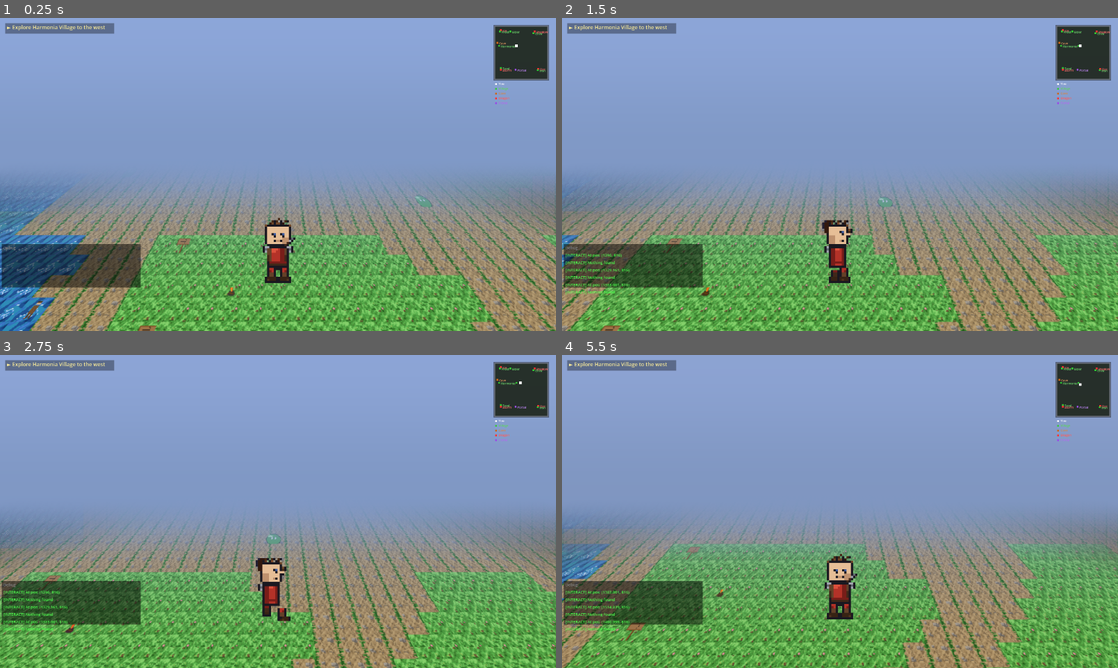
Above: before the commit, frames 1-4 (two rows, left to right).
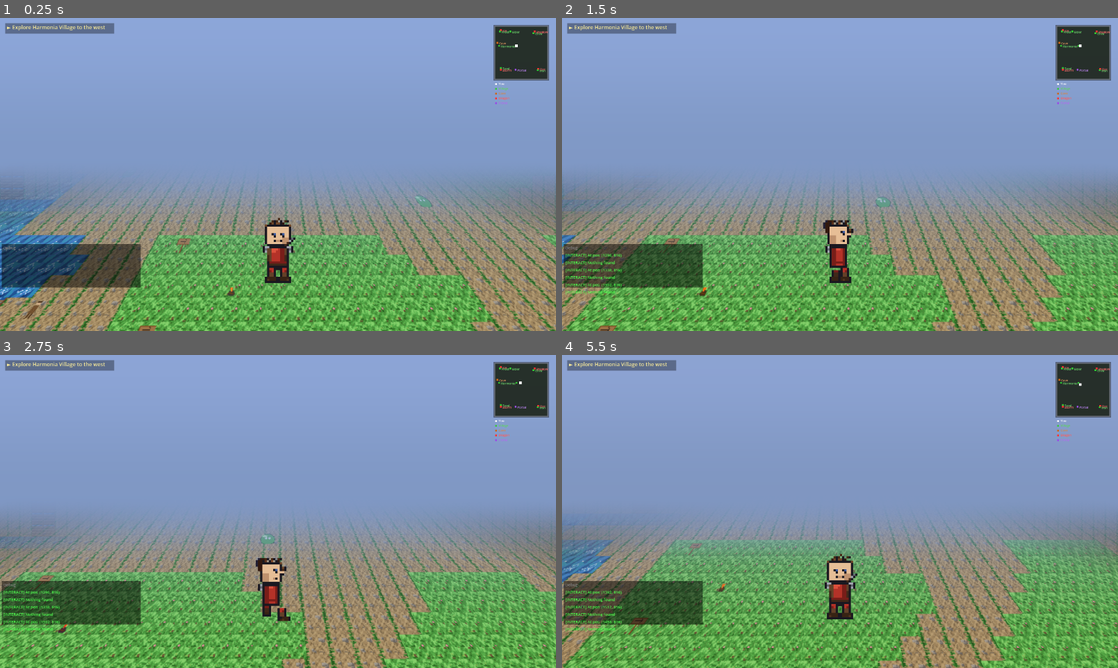
Above: after the commit, the same moments.

Repository: struktured-labs/cowardly-irregular
Game: Godot game, scene res://src/exploration/OverworldScene.tscn
Same seed, same stepped clock (60 frames per second), same inputs: the game is played once before the commit and once after it. This scene is started directly instead of the project's main scene.
Inputs (mouse positions are in pixels of both pictures, inside the frame that each line leads up to):
- Up to frame 1 (0.25 s): no input
- Up to frame 2 (1.5 s): tap Enter at 0.5 s; move the mouse to (962, 158) at 0.52 s; hold Right (ui_right) 0.53-1.25 s; hold R (battle_advance) 0.53-1.25 s; click (962, 158) at 0.67 s; tap Z (ui_accept) at 0.77, 1.07 s; drag from (728, 190) to (884, 93) at 1.27 s
- Up to frame 3 (2.75 s): move the mouse to (333, 442) at 2.02 s; hold Right (ui_right) from 2.03 s (still down); hold Tab (battle_toggle_auto) from 2.03 s (still down); click (333, 442) at 2.17 s
- Up to frame 4 (5.5 s): release Right (ui_right) at 2.75 s; release Tab (battle_toggle_auto) at 2.75 s; drag from (812, 574) to (573, 405) at 2.77 s; move the mouse to (1006, 558) at 3.52 s; hold Left (ui_left) 3.53-4.25 s; tap E (camera_rotate_right) at 3.6 s; click (1006, 558) at 3.67 s; tap Z (ui_accept) at 3.77, 4.07 s; drag from (673, 464) to (767, 649) at 4.27 s; move the mouse to (867, 511) at 5.02 s; hold Down (ui_down) from 5.03 s (still down); tap Alt at 5.1 s; click (867, 511) at 5.17 s

The runs differ from the first frame. In frame 1, 0.8% of the frame differs, in the area x 0-10%, y 55-100%; in frame 2, 18%; in frame 3, 18%; in frame 4, 19%, in the area x 0-100%, y 54-100%.

Commit message:
feat: weather system, snap movement, and map accessibility fixes
- WeatherSystem: per-world screen-space weather overlays
  W1: cycling rain with darkening overlay
  W2: warm sunny tint (complements existing rain particles)
  W3: amber fog with breathing (complements steam vents)
  W4: gray smog haze with breathing (complements smoke)
  W5: glitch flash effect (complements existing glitch overlay)

- Movement: replaced lerp velocity with instant snap (classic JRPG feel)
  No more sliding/momentum — press = full speed, release = instant stop

- W1 map: opened 4-row bridge corridor (rows 23-26) connecting
  central spawn area to Harmonia Village and Whispering Cave

- W3 map: cleared path to BrasstonEntrance (opened building walls)
- W4 map: cleared corridor to RivetRowEntrance (opened worker housing)

Co-Authored-By: Claude Opus 4.6 (1M context) <noreply@anthropic.com>

Diff:
--- a/src/exploration/FuturisticOverworld.gd
+++ b/src/exploration/FuturisticOverworld.gd
@@ -46,6 +46,7 @@
 var _zone_particles: ZoneParticles
 
 var _quest_tracker: QuestTracker
+var _weather: WeatherSystem
 
 ## Glitch effect state
 var _glitch_overlay: ColorRect
@@ -85,6 +86,10 @@
 	_quest_tracker = QuestTracker.new()
 	add_child(_quest_tracker)
 	_quest_tracker.setup(self)
+
+	_weather = WeatherSystem.new()
+	add_child(_weather)
+	_weather.setup(self, player, "digital")
 
 	_place_signposts()
 	_place_landmarks()
@@ -166,6 +171,8 @@
 	if _quest_tracker: _quest_tracker.update()
 	if _mode7:
 		_mode7.process_frame()
+	if _weather:
+		_weather.process(delta)
 	_glitch_timer += delta
 
 	if _glitch_phase == 0 and _glitch_timer >= _glitch_interval:
--- a/src/exploration/IndustrialOverworld.gd
+++ b/src/exploration/IndustrialOverworld.gd
@@ -45,6 +45,7 @@
 var _zone_particles: ZoneParticles
 
 var _quest_tracker: QuestTracker
+var _weather: WeatherSystem
 
 ## Smoke effect nodes
 var _smoke_emitters: Array = []
@@ -80,6 +81,10 @@
 	_quest_tracker = QuestTracker.new()
 	add_child(_quest_tracker)
 	_quest_tracker.setup(self)
+
+	_weather = WeatherSystem.new()
+	add_child(_weather)
+	_weather.setup(self, player, "industrial")
 
 	_place_signposts()
 	_place_landmarks()
@@ -185,6 +190,8 @@
 	if _quest_tracker: _quest_tracker.update()
 	if _mode7:
 		_mode7.process_frame()
+	if _weather:
+		_weather.process(_delta)
 	if player:
 		if _zone_particles:
 			_zone_particles.update_position(player.position)
@@ -301,11 +308,11 @@
 		# Row 16: Waste zone | Grating over furnace | Housing
 		"ddddddddddddddffggggggggggggggggggfffffffwfffffffffffffffhhh",
 
-		# Row 17: Barrel storage | Factory floor | Housing approach
-		"dBdddBdddBdddBfffffffvfffffffvfffffffffffffffffffffffhhhhhhh",
-
-		# Row 18: Chemical zone | BREAK ROOM hidden | Housing
-		"ddddddddddddddfffffffffffffffRRRRffffffffffffffffffhhhhhhhhh",
+		# Row 17: Barrel storage | Factory floor | Housing approach (corridor to Rivet Row cols 51-55)
+		"dBdddBdddBdddBfffffffvfffffffvffffffffffffffffffffffffffhhhh",
+
+		# Row 18: Chemical zone | BREAK ROOM hidden | Housing (corridor to Rivet Row cols 51-55)
+		"ddddddddddddddfffffffffffffffRRRRfffffffffffffffffffffffhhhh",
 
 		# Row 19: Drainage | Break room floor | Housing
 		"ddddddddddddddffffffffffffffRRRRRRffffffffffffffffhhhhhhhhhh",
--- a/src/exploration/OverworldPlayer.gd
+++ b/src/exploration/OverworldPlayer.gd
@@ -272,9 +272,8 @@
 		# This makes horizontal movement LOOK equal to vertical on Mode 7 view.
 		input_dir.x *= 1.667
 		input_dir = input_dir.normalized()
-		# Fast lerp — reaches 90% speed in ~0.15s. Feels confident, not jittery.
-		var target_vel = input_dir * move_speed
-		velocity = velocity.lerp(target_vel, 15.0 * delta)
+		# Instant velocity — classic JRPG snap, no slide
+		velocity = input_dir * move_speed
 		is_moving = true
 
 		if abs(input_dir.x) > abs(input_dir.y):
@@ -282,9 +281,9 @@
 		else:
 			current_direction = Direction.UP if input_dir.y < 0 else Direction.DOWN
 	else:
-		# Quick deceleration — stops in ~0.1s
-		velocity = velocity.lerp(Vector2.ZERO, 20.0 * delta)
-		is_moving = velocity.length() > 5.0
+		# Instant stop — no momentum, classic JRPG feel
+		velocity = Vector2.ZERO
+		is_moving = false
 
 	# Track distance for step counting
 	var old_pos = position
--- a/src/exploration/OverworldScene.gd
+++ b/src/exploration/OverworldScene.gd
@@ -47,6 +47,7 @@
 var _minimap: OverworldMinimap
 var _zone_particles: ZoneParticles
 var _quest_tracker: QuestTracker
+var _weather: WeatherSystem
 
 
 func _ready() -> void:
@@ -92,6 +93,11 @@
 	_quest_tracker = QuestTracker.new()
 	add_child(_quest_tracker)
 	_quest_tracker.setup(self)
+
+	# Weather effects (rain, fog, etc.)
+	_weather = WeatherSystem.new()
+	add_child(_weather)
+	_weather.setup(self, player, "medieval")
 
 	# Signposts at key intersections for navigation
 	_place_signposts()
@@ -121,6 +127,8 @@
 		_quest_tracker.update()
 	if _mode7:
 		_mode7.process_frame()
+	if _weather:
+		_weather.process(_delta)
 
 
 func _exit_tree() -> void:
@@ -200,10 +208,10 @@
 		"~~MMMMM~~~~~~~~~~~~~~~~~~~~~~~....gggggggggggg.........gggggg......................................",  # 20
 		"~~.C..........~~~~~~~~~~~~~~~~~...ggggggggggggg........gggggggg.....................................",  # 21
 		"~~M...~~~~~~~~~~~~~~~~~~~~~~~~....ggggggggggggggg.....gggggggggg...................................",  # 22
-		"~~~~..~~~~.....~~~~~~~~~~~~~~~~...ggggggggggggggg....ggggggggggg................................ccc",  # 23
-		"~~~~..~~.......~~~~~~~~~~~~~~~~...gggggggggggggg....gggggggggggg...............................cccc",  # 24
-		"~~~~...V.......~~~~~~~~~~~~~~~~...ggggggggggggg....ggggggggggg................................ccccc",  # 25
-		"~~~~~~~.......~~~~~~~~~~~~~~~~~...gggggggggggg....gggggggggg.................................cccccc",  # 26
+		"~~~~.............BB........BB.....ggggggggggggggg....ggggggggggg................................ccc",  # 23
+		"~~~~.............BB........BB.....gggggggggggggg....gggggggggggg...............................cccc",  # 24
+		"~~~~...V.........BB........BB.....ggggggggggggg....ggggggggggg................................ccccc",  # 25
+		"~~~~~~~..........BB........BB.....gggggggggggg....gggggggggg.................................cccccc",  # 26
 		"~~~~~~~........~~~~~~~~~~~~~~~~...ggggggggggg....ggggggggg..................................ccccccc",  # 27
 		"~~~~~~~.......gggggg...............gggggggggg...gggggggg...................................cccccccc",  # 28
 		"~~~~~~~~.....gggggggg..............ggggggggg...ggggggg....................................ccccccccc",  # 29
--- a/src/exploration/SteampunkOverworld.gd
+++ b/src/exploration/SteampunkOverworld.gd
@@ -44,6 +44,7 @@
 var _zone_particles: ZoneParticles
 
 var _quest_tracker: QuestTracker
+var _weather: WeatherSystem
 
 ## Steam vent effect state
 var _steam_emitters: Array = []
@@ -81,6 +82,10 @@
 	_quest_tracker = QuestTracker.new()
 	add_child(_quest_tracker)
 	_quest_tracker.setup(self)
+
+	_weather = WeatherSystem.new()
+	add_child(_weather)
+	_weather.setup(self, player, "steampunk")
 
 	_place_signposts()
 	_place_landmarks()
@@ -186,6 +191,8 @@
 	if _quest_tracker: _quest_tracker.update()
 	if _mode7:
 		_mode7.process_frame()
+	if _weather:
+		_weather.process(delta)
 	for i in range(_steam_emitters.size()):
 		_steam_timers[i] += delta
 		if _steam_timers[i] >= _steam_intervals[i]:
@@ -280,8 +287,8 @@
 		"cccccccccccaaccccccccccccccccccccccccaaccccccccccccccccccccc",
 		"ccbwwwwwbccaaccccccccccccccccccccccccaaccbwwwwwbcccccccccccc",
 		"ccbwdwiwbccaaccclcccccccccccccclcccccaaccbwidwwbcccccccccccc",
-		"ccbwwwwwbccaaccccccccccccccccccccccccaaccbwwwwwbcccccccccccc",
-		"ccbfffffbccaaccccccccccccccccccccccccaaccbfffffbcccccccccccc",
+		"ccbwwccccccaaccccccccccccccccccccccccaaccbwwwwwbcccccccccccc",
+		"ccbffccccccaaccccccccccccccccccccccccaaccbfffffbcccccccccccc",
 		"ccbgggggbccaaccccccccccccccccccccccccaaccbgggggbcccccccccccc",
 		"ccbgggggbccaaccclcccccclcccclcccclcccaaccbgggggbcccccccccccc",
 		"ccbfffffbccaaccccccccccccccccccccccccaaccbfffffbcccccccccccc",
--- a/src/exploration/SuburbanOverworld.gd
+++ b/src/exploration/SuburbanOverworld.gd
@@ -44,6 +44,7 @@
 var _zone_particles: ZoneParticles
 
 var _quest_tracker: QuestTracker
+var _weather: WeatherSystem
 
 ## Rain effect state
 var _rain_particles: CPUParticles2D
@@ -82,6 +83,10 @@
 	_quest_tracker = QuestTracker.new()
 	add_child(_quest_tracker)
 	_quest_tracker.setup(self)
+
+	_weather = WeatherSystem.new()
+	add_child(_weather)
+	_weather.setup(self, player, "suburban")
 
 	_place_signposts()
 	_place_landmarks()
@@ -170,6 +175,8 @@
 	if _quest_tracker: _quest_tracker.update()
 	if _mode7:
 		_mode7.process_frame()
+	if _weather:
+		_weather.process(delta)
 	_rain_timer += delta
 	if _rain_timer >= _rain_interval:
 		_rain_timer = 0.0
--- /dev/null
+++ b/src/exploration/WeatherSystem.gd
@@ -0,0 +1,189 @@
+extends Node
+class_name WeatherSystem
+
+## WeatherSystem — per-world weather overlays that complement ZoneParticles.
+## Rain in medieval, fog in steampunk, smog in industrial, glitch in digital.
+## Weather events cycle on/off for atmosphere.
+
+var _canvas: CanvasLayer
+var _overlay: ColorRect  # Fog/haze/darkening
+var _rain_emitter: CPUParticles2D
+var _player_ref: Node2D
+var _current_world: String = ""
+
+## Rain cycling state
+var _rain_active: bool = false
+var _rain_timer: float = 0.0
+var _rain_phase_duration: float = 0.0
+var _overlay_base_alpha: float = 0.0
+var _overlay_rain_alpha: float = 0.0
+
+## Glitch state (W5 digital)
+var _glitch_enabled: bool = false
+var _glitch_timer: float = 0.0
+var _glitch_flash: ColorRect
+
+## Fog breathing (oscillating opacity for atmosphere)
+var _fog_breathe: bool = false
+var _fog_time: float = 0.0
+
+const PRESETS: Dictionary = {
+	"medieval": {
+		"rain": true,
+		"rain_color": Color(0.75, 0.8, 0.9, 0.25),
+		"rain_amount": 100,
+		"rain_lifetime": 0.6,
+		"rain_gravity": Vector2(40.0, 500.0),
+		"rain_on_min": 20.0,
+		"rain_on_max": 45.0,
+		"rain_off_min": 30.0,
+		"rain_off_max": 80.0,
+		"overlay_color": Color(0.0, 0.0, 0.0, 0.0),
+		"rain_overlay_color": Color(0.12, 0.14, 0.2, 0.18),
+	},
+	"suburban": {
+		"overlay_color": Color(1.0, 0.97, 0.88, 0.04),
+		"fog_breathe": true,
+	},
+	"steampunk": {
+		"overlay_color": Color(0.55, 0.45, 0.3, 0.14),
+		"fog_breathe": true,
+	},
+	"industrial": {
+		"overlay_color": Color(0.22, 0.22, 0.2, 0.2),
+		"fog_breathe": true,
+	},
+	"digital": {
+		"overlay_color": Color(0.0, 0.08, 0.18, 0.06),
+		"glitch": true,
+		"glitch_min": 6.0,
+		"glitch_max": 18.0,
+	},
+}
+
+
+func setup(parent: Node, player: Node2D, world_id: String) -> void:
+	_player_ref = player
+	_current_world = world_id
+
+	if not PRESETS.has(world_id):
+		return
+
+	var preset: Dictionary = PRESETS[world_id]
+
+	_canvas = CanvasLayer.new()
+	_canvas.name = "WeatherLayer"
+	_canvas.layer = 3
+	parent.add_child(_canvas)
+
+	# Fog/haze overlay
+	_overlay = ColorRect.new()
+	_overlay.name = "WeatherOverlay"
+	_overlay.set_anchors_preset(Control.PRESET_FULL_RECT)
+	_overlay.mouse_filter = Control.MOUSE_FILTER_IGNORE
+	var base_color: Color = preset.get("overlay_color", Color(0, 0, 0, 0))
+	_overlay.color = base_color
+	_overlay_base_alpha = base_color.a
+	_canvas.add_child(_overlay)
+
+	_fog_breathe = preset.get("fog_breathe", false)
+
+	# Rain system
+	if preset.get("rain", false):
+		_setup_rain(preset)
+		_rain_active = false
+		_rain_timer = randf_range(5.0, 20.0)  # First rain starts soon
+		_rain_phase_duration = _rain_timer
+		_overlay_rain_alpha = preset.get("rain_overlay_color", Color(0, 0, 0, 0)).a
+
+	# Glitch system
+	if preset.get("glitch", false):
+		_glitch_enabled = true
+		_glitch_timer = randf_range(preset.get("glitch_min", 6.0), preset.get("glitch_max", 18.0))
+		_glitch_flash = ColorRect.new()
+		_glitch_flash.name = "GlitchFlash"
+		_glitch_flash.set_anchors_preset(Control.PRESET_FULL_RECT)
+		_glitch_flash.mouse_filter = Control.MOUSE_FILTER_IGNORE
+		_glitch_flash.color = Color(0.0, 1.0, 0.8, 0.0)
+		_canvas.add_child(_glitch_flash)
+
+
+func _setup_rain(preset: Dictionary) -> void:
+	_rain_emitter = CPUParticles2D.new()
+	_rain_emitter.name = "RainParticles"
+	_rain_emitter.z_index = 10
+	_rain_emitter.emitting = false
+	_rain_emitter.one_shot = false
+	_rain_emitter.explosiveness = 0.0
+	_rain_emitter.randomness = 0.3
+	_rain_emitter.amount = preset.get("rain_amount", 100)
+	_rain_emitter.lifetime = preset.get("rain_lifetime", 0.6)
+	_rain_emitter.emission_shape = CPUParticles2D.EMISSION_SHAPE_RECTANGLE
+	_rain_emitter.emission_rect_extents = Vector2(700, 50)
+	_rain_emitter.gravity = preset.get("rain_gravity", Vector2(40.0, 500.0))
+	_rain_emitter.initial_velocity_min = 200.0
+	_rain_emitter.initial_velocity_max = 350.0
+	_rain_emitter.direction = Vector2(0.1, 1.0)
+	_rain_emitter.spread = 5.0
+	_rain_emitter.color = preset.get("rain_color", Color(0.75, 0.8, 0.9, 0.25))
+	_rain_emitter.scale_amount_min = 0.5
+	_rain_emitter.scale_amount_max = 1.5
+	# Position rain at top of screen
+	_rain_emitter.position = Vector2(640, -20)
+	_canvas.add_child(_rain_emitter)
+
+
+func process(delta: float) -> void:
+	if not _canvas:
+		return
+
+	# Fog breathing
+	if _fog_breathe and _overlay:
+		_fog_time += delta * 0.3
+		var breathe = sin(_fog_time) * 0.04
+		_overlay.color.a = clampf(_overlay_base_alpha + breathe, 0.0, 0.4)
+
+	# Rain cycling
+	if _rain_emitter:
+		_rain_timer -= delta
+		if _rain_timer <= 0.0:
+			_rain_active = not _rain_active
+			_rain_emitter.emitting = _rain_active
+			var preset = PRESETS.get(_current_world, {})
+			if _rain_active:
+				_rain_phase_duration = randf_range(preset.get("rain_on_min", 20.0), preset.get("rain_on_max", 45.0))
+			else:
+				_rain_phase_duration = randf_range(preset.get("rain_off_min", 30.0), preset.get("rain_off_max", 80.0))
+			_rain_timer = _rain_phase_duration
+
+		# Smooth overlay transition during rain
+		if _overlay:
+			var target_alpha = _overlay_base_alpha
+			if _rain_active:
+				target_alpha = _overlay_rain_alpha
+			_overlay.color.a = lerpf(_overlay.color.a, target_alpha, 2.0 * delta)
+
+	# Glitch static
+	if _glitch_enabled:
+		_glitch_timer -= delta
+		if _glitch_timer <= 0.0:
+			_trigger_glitch()
+			var preset = PRESETS.get(_current_world, {})
+			_glitch_timer = randf_range(preset.get("glitch_min", 6.0), preset.get("glitch_max", 18.0))
+
+
+func _trigger_glitch() -> void:
+	if not _glitch_flash or not _player_ref:
+		return
+	# Quick cyan flash + random offset
+	var tween = _player_ref.create_tween()
+	var flash_color = [
+		Color(0.0, 1.0, 0.8, 0.15),
+		Color(1.0, 0.0, 0.5, 0.12),
+		Color(0.0, 0.5, 1.0, 0.18),
+	].pick_random()
+	_glitch_flash.color = flash_color
+	tween.tween_property(_glitch_flash, "color:a", 0.0, 0.15)
+	# Brief screen jitter via overlay offset
+	_glitch_flash.position = Vector2(randf_range(-3, 3), randf_range(-2, 2))
+	tween.parallel().tween_property(_glitch_flash, "position", Vector2.ZERO, 0.15)
